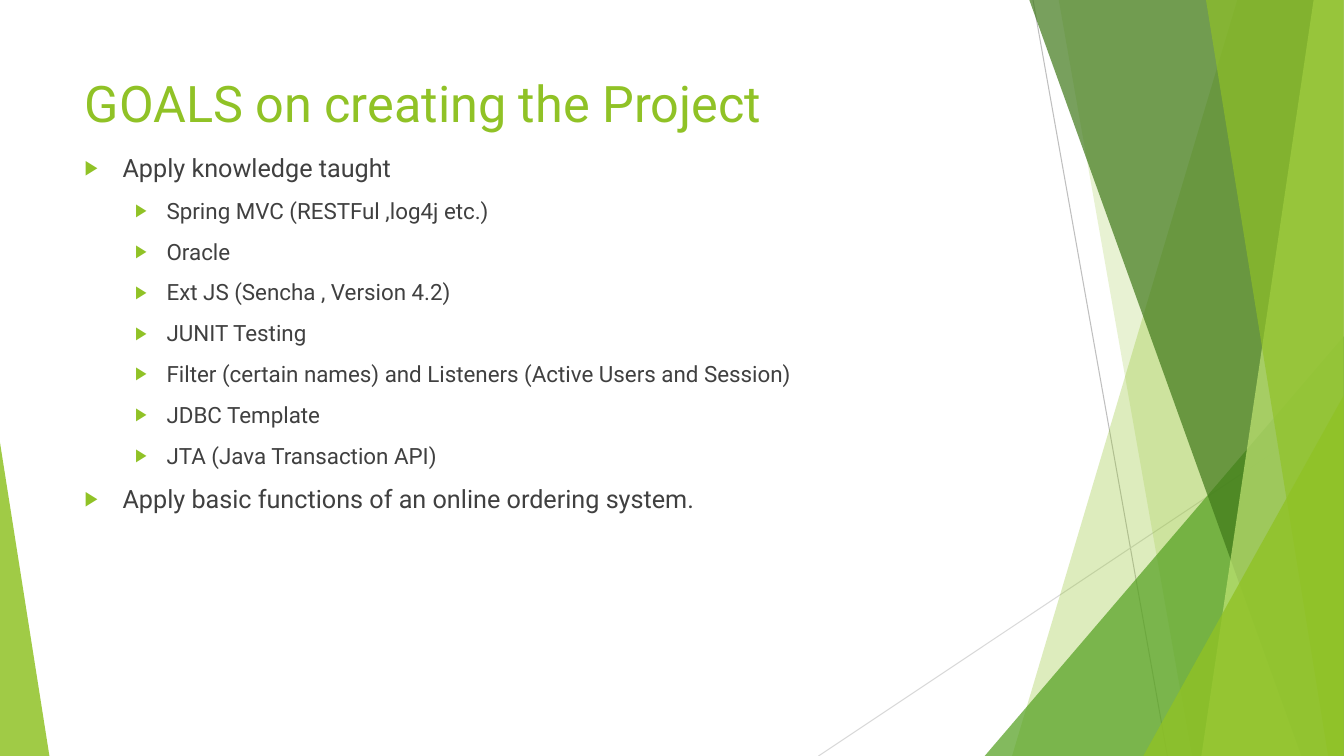
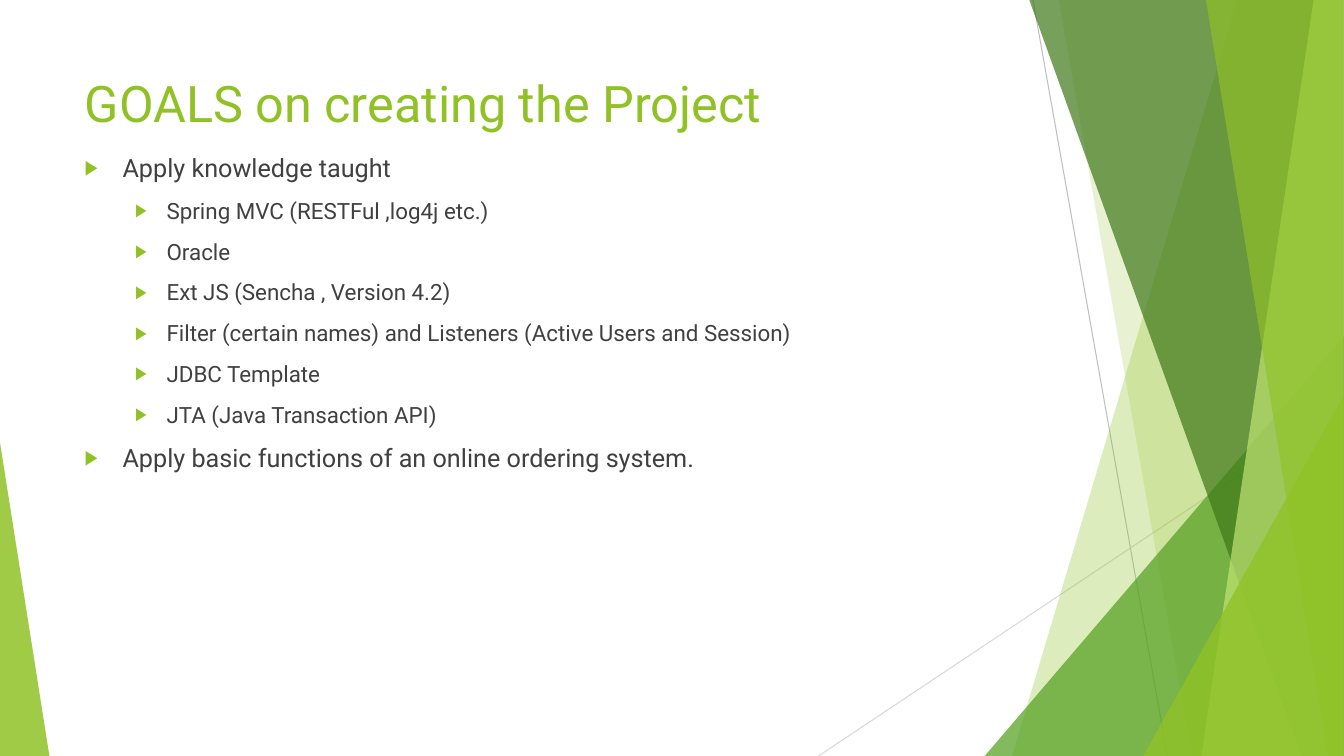
Before and after one commit to MNLBC/Group1Projects, a slide deck: slide 3 of W5Project/PPT/GROUP 1-Week 5.pptx (slide 2 before the commit). Drawn at 1344x756 pixels with LibreOffice and Linux fonts; fonts in the diff are those of the drawing. Boxes give left, top, right and bottom in pixels: in the first picture for what was removed or moved away, otherwise in the second. Text is boxed around its words. In the diff, an @@ line names an element or a change of style, - is before the commit and + after.

```diff
--- a/W5Project/PPT/GROUP 1-Week 5.pptx
+++ b/W5Project/PPT/GROUP 1-Week 5.pptx
@@ text at (167, 325, 306, 346): paragraph removed @@
-  ▶ JUNIT Testing
```
Also in this commit, not shown: 1 other slide changed, 1 slide added.
